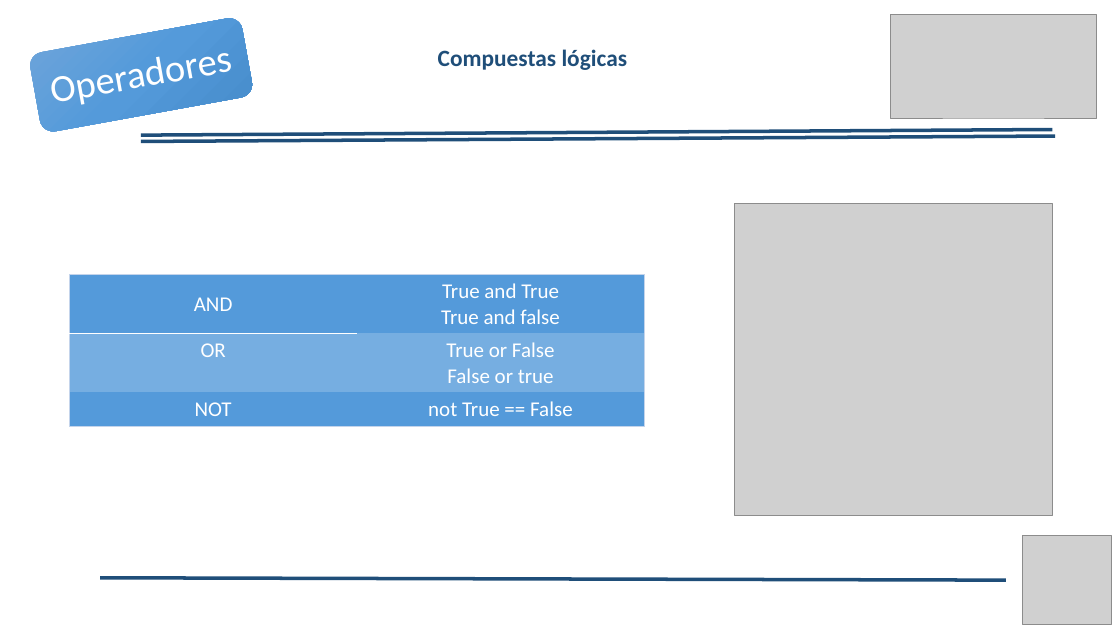
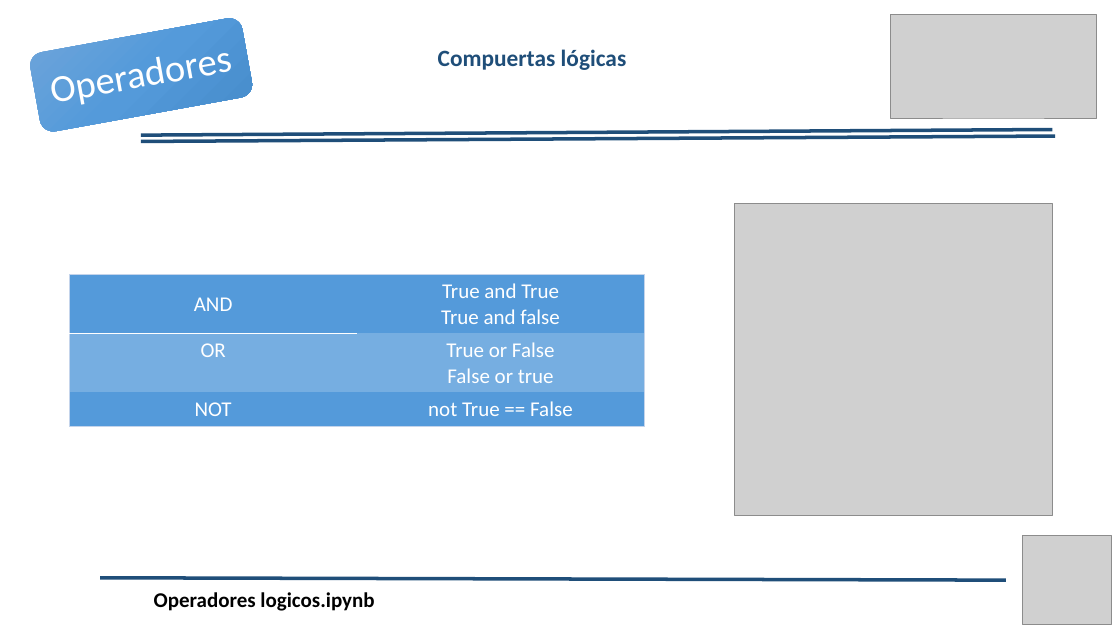
Before and after one commit to Duvandres19/Analitica_Python, a slide deck: slide 11 of Curso_Analitica_fundamentosPogramacionPython.pptx. Drawn at 1120x630 pixels with LibreOffice and Linux fonts; fonts in the diff are those of the drawing; grey boxes stand for pictures; background and template pictures are left out. Boxes give left, top, right and bottom in pixels: in the first picture for what was removed or moved away, otherwise in the second. Text is boxed around its words. In the diff, an @@ line names an element or a change of style, - is before the commit and + after.

```diff
--- a/Curso_Analitica_fundamentosPogramacionPython.pptx
+++ b/Curso_Analitica_fundamentosPogramacionPython.pptx
@@ text at (438,49,627,70): text changed @@
-Compuestas lógicas
+Compuertas lógicas
@@ text added at (154,592,374,611), 18 pt, text #000000, bold @@
+Operadores logicos.ipynb
```
Also in this commit, not shown: 13 other slides changed, 5 slides added, 29 other files.
